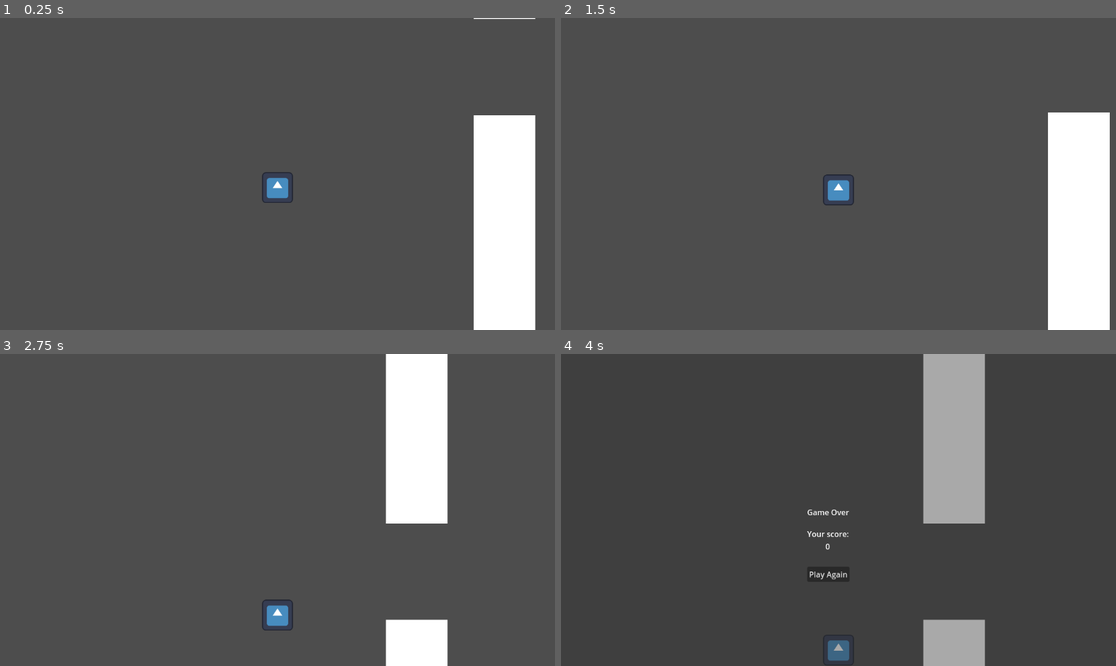
Above: before the commit, frames 1-4 (two rows, left to right).
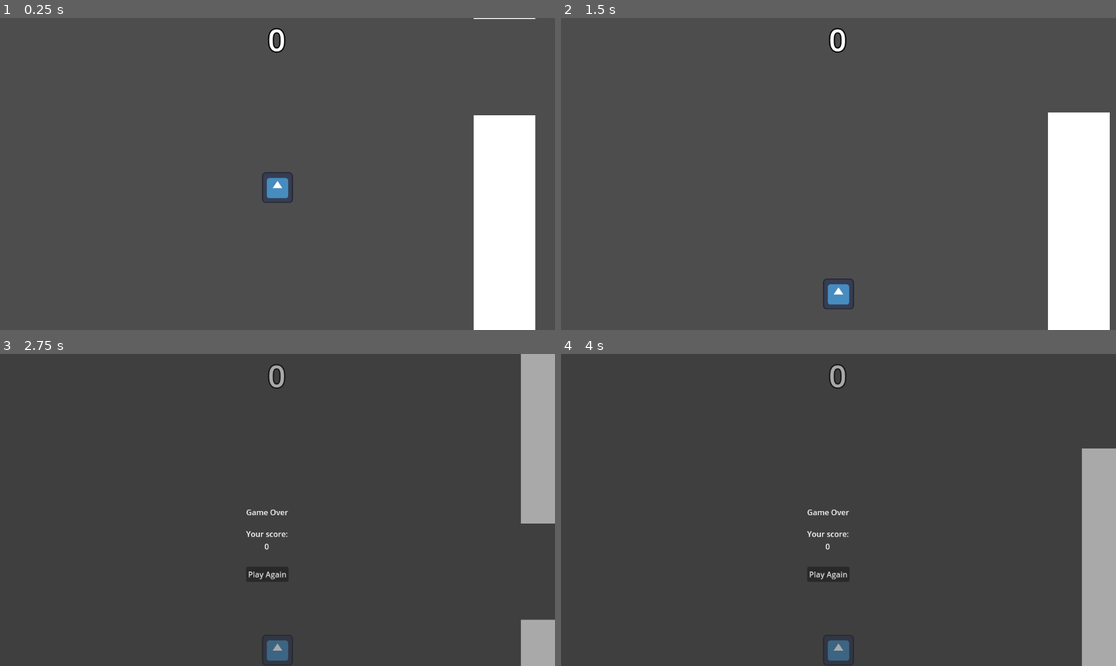
Above: after the commit, the same moments.

Repository: coyotecentral/vgd_flappy_bird
Game: Godot game, scene res://node_2d.tscn
Two runs of this game, one before a commit and one after it. Both use one fixed random seed, a clock stepped at 60 frames per second and the inputs below. The engine's default icon, where the game draws it, is replaced by a stand-in: a white triangle on a blue panel in a dark square.
Inputs (mouse positions are in pixels of both pictures, inside the frame that each line leads up to):
- Up to frame 1 (0.25 s): no input
- Up to frame 2 (1.5 s): tap Space (jump) at 0.77 s; click "Play Again" at 1.25 s
- Up to frame 3 (2.75 s): click (266, 575) at 2 s, where only the run after the commit has a clickable "Play Again"
- Up to frame 4 (4 s): click (827, 575) at 2.75 s, where only the run after the commit has a clickable "Play Again"; tap Enter at 3.5 s; tap Space (jump) at 3.77 s

The runs differ from the first frame. In frame 1, 0.2% of the frame differs, in the area x 48-52%, y 3-12%; in frame 2, 0.8%; in frame 3, 14%, in the area x 44-100%, y 0-100%; in frame 4, 12%.

Commit message:
Add game art

Diff:
--- a/Bird.gd
+++ b/Bird.gd
@@ -17,7 +17,6 @@
 	pass
 
 func _physics_process(delta):
-	print(global_position)
 	# Freeze the bird on the X axis
 	linear_velocity.x = 0
 	# Lock the rotation of the bird
@@ -36,7 +35,6 @@
 	linear_velocity.y = -jump_velocity
 
 func handle_reset():
-	print("resetting")
 	var screen_rect: Rect2 = get_viewport_rect()
 	var reset_position = Vector2(
 		screen_rect.size.x / 2,
--- a/Pipe.gd
+++ b/Pipe.gd
@@ -21,7 +21,6 @@
 const CHUNK_SIZE = 128
 
 func adjust_sizes():
-	print(SCREEN_HEIGHT)
 	#Check if this is an actual node
 	if gap_goal:
 		var rect = get_collider_shape(gap_goal)
@@ -94,4 +93,3 @@
 
 func handle_body_entered(_body: Node2D):
 	Game.score += 1
-	print("Score: %d" % Game.score)
--- /dev/null
+++ b/Score.gd
@@ -0,0 +1,11 @@
+extends Label
+
+
+# Called when the node enters the scene tree for the first time.
+func _ready():
+	pass # Replace with function body.
+
+
+# Called every frame. 'delta' is the elapsed time since the previous frame.
+func _process(delta):
+	text = "%d" % Game.score
--- a/World.gd
+++ b/World.gd
@@ -35,7 +35,6 @@
 
 func get_random_pipe_position():
 	var y_pos = rng.randi_range(0, 648)
-	print(y_pos)
 	return y_pos
 
 func handle_reset():
--- a/node_2d.tscn
+++ b/node_2d.tscn
@@ -1,8 +1,9 @@
-[gd_scene load_steps=7 format=3 uid="uid://c6likmwxto038"]
+[gd_scene load_steps=8 format=3 uid="uid://c6likmwxto038"]
 
 [ext_resource type="Script" path="res://Bird.gd" id="1_7iv2i"]
 [ext_resource type="Texture2D" uid="uid://c2o4d1dx2t8ta" path="res://icon.svg" id="1_ayl44"]
 [ext_resource type="Script" path="res://World.gd" id="3_fwwdl"]
+[ext_resource type="Script" path="res://Score.gd" id="4_cnkbf"]
 
 [sub_resource type="RectangleShape2D" id="RectangleShape2D_tmi0d"]
 size = Vector2(129, 127)
@@ -44,3 +45,14 @@
 [node name="CollisionShape2D" type="CollisionShape2D" parent="Upper"]
 position = Vector2(575, -42)
 shape = SubResource("RectangleShape2D_ifjmh")
+
+[node name="Label" type="Label" parent="."]
+offset_left = 555.0
+offset_right = 595.0
+offset_bottom = 23.0
+theme_override_colors/font_outline_color = Color(0, 0, 0, 1)
+theme_override_constants/outline_size = 10
+theme_override_font_sizes/font_size = 64
+text = "0"
+horizontal_alignment = 1
+script = ExtResource("4_cnkbf")
Binary file added: Layers/back.png
Not shown, added: Layers/back.png.import
Binary file added: Layers/middle.png
Not shown, added: Layers/middle.png.import
Binary file added: Layers/tileset.png
Not shown, added: Layers/tileset.png.import
Binary file added: flying-creature-cycle-skin.png
Not shown, added: flying-creature-cycle-skin.png.import
Not shown, added: Layers/.DS_Store
